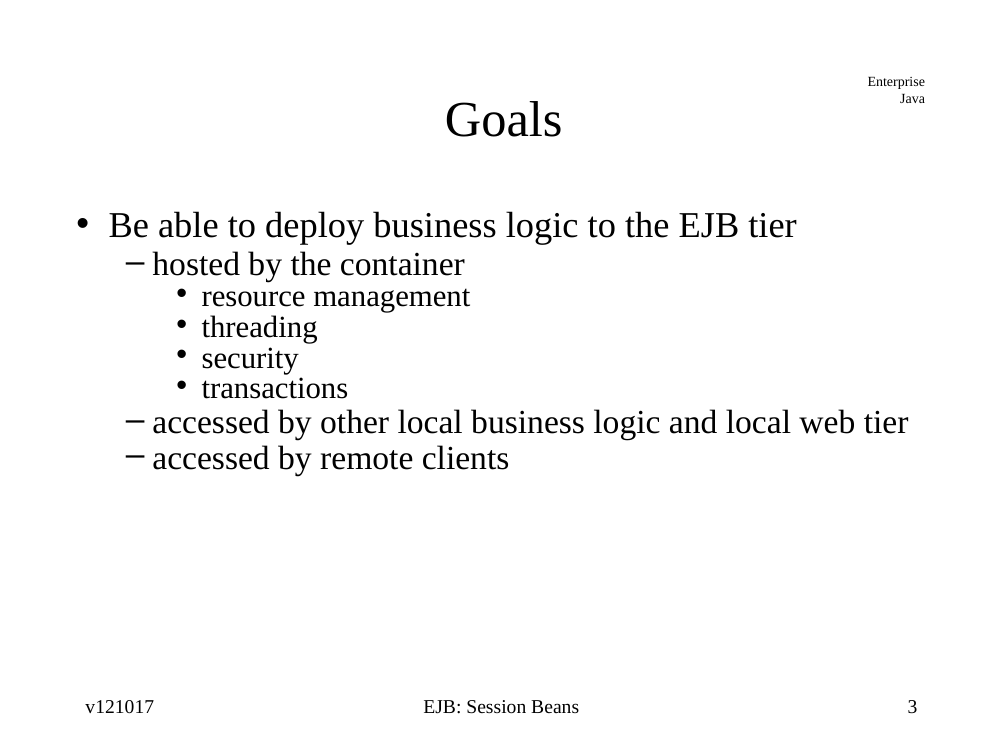
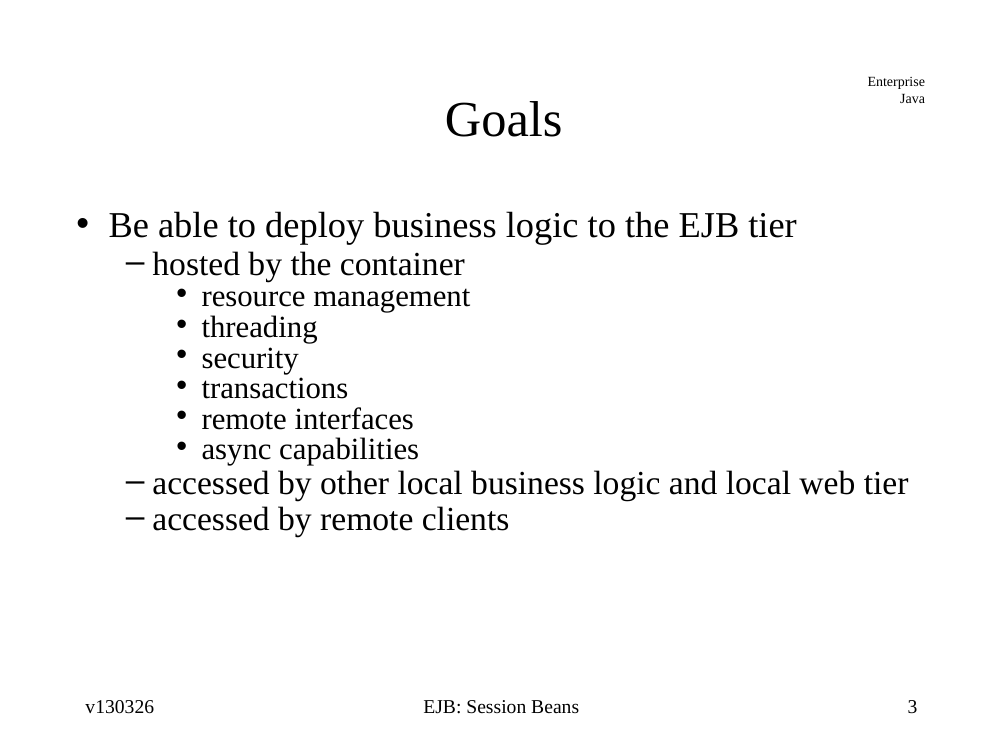
Before and after one commit to jcstaff/ejava-javaee, a slide deck: slide 3 of ejbsessionBank/src/site/resources/lectures/ejbSession.ppt. Drawn at 1008x756 pixels with LibreOffice and Linux fonts; fonts in the diff are those of the drawing. Boxes give left, top, right and bottom in pixels: in the first picture for what was removed or moved away, otherwise in the second. Text is boxed around its words. In the diff, an @@ line names an element or a change of style, - is before the commit and + after.

```diff
--- a/ejbsessionBank/src/site/resources/lectures/ejbSession.ppt
+++ b/ejbsessionBank/src/site/resources/lectures/ejbSession.ppt
@@ text at bbox=[202, 407, 419, 466]: paragraphs added @@
+    • remote interfaces
+    • async capabilities
@@ text at bbox=[85, 700, 154, 714]: text changed @@
-v121017
+v130326
```
Also in this commit, not shown: 72 other slides changed, 1 slide added, 1 slide removed, 1 other file.
